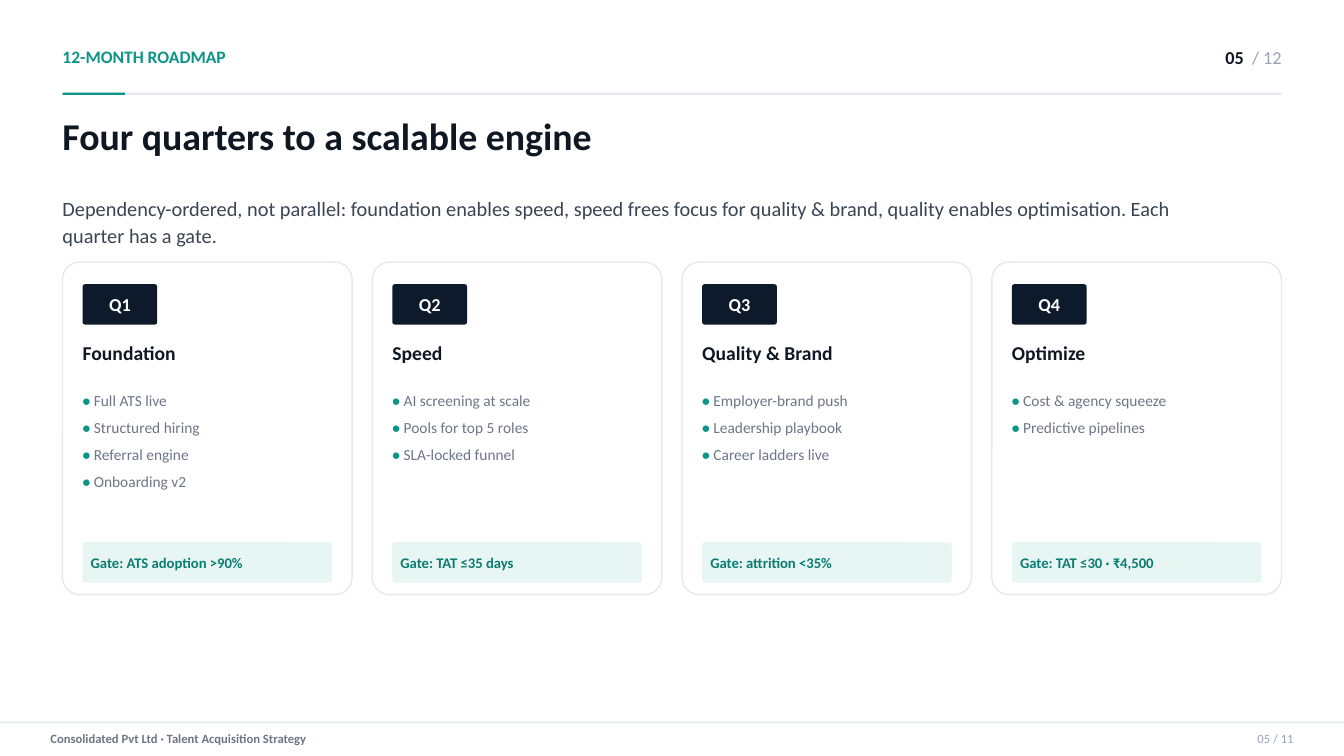
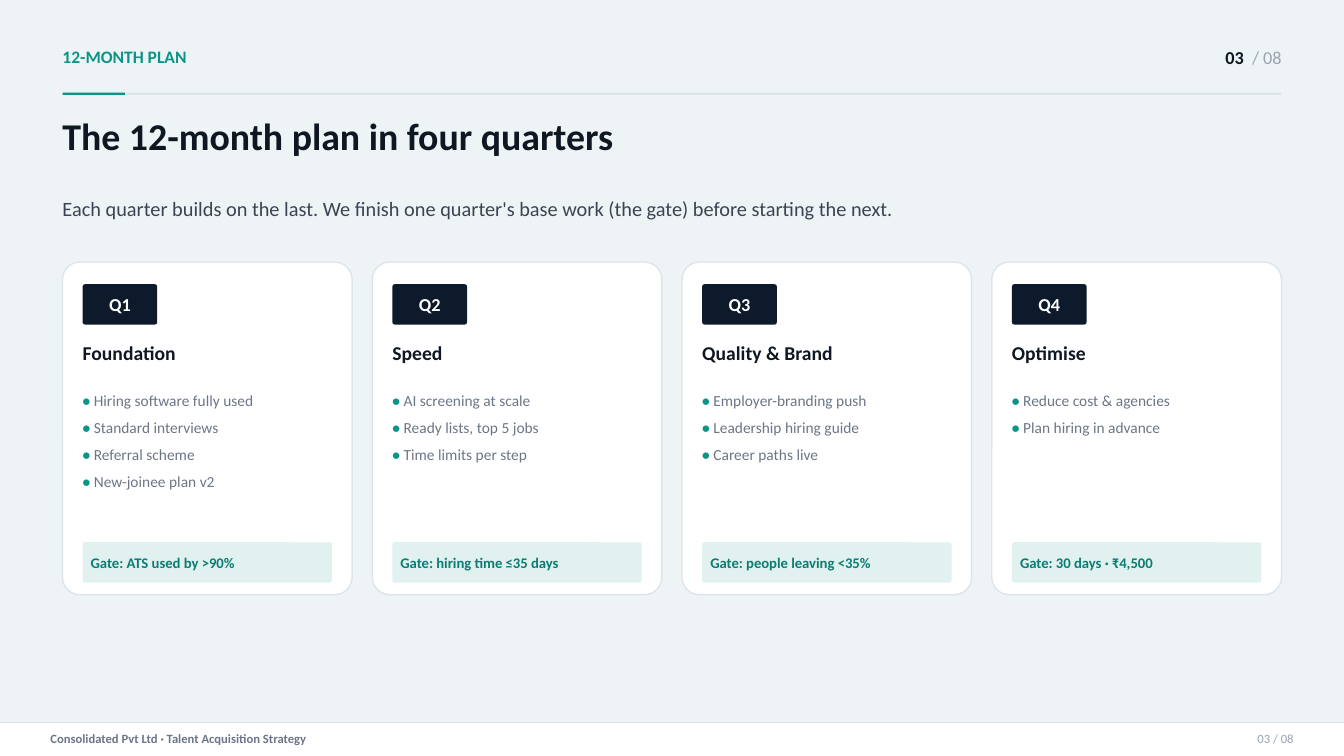
Before and after one commit to mi2arun/ta-strategy-consolidated, a slide deck: slide 4 of TA-Strategy.pptx (slide 6 before the commit). Drawn at 1344x756 pixels with LibreOffice and Linux fonts; fonts in the diff are those of the drawing. Boxes give left, top, right and bottom in pixels: in the first picture for what was removed or moved away, otherwise in the second. Text is boxed around its words. In the diff, an @@ line names an element or a change of style, - is before the commit and + after.

```diff
--- a/TA-Strategy.pptx
+++ b/TA-Strategy.pptx
@@ rectangle added at (0,0,1344,756), fill #EEF4F5 @@
@@ text at (62,51,187,63): text changed @@
-12-MONTH ROADMAP
+12-MONTH PLAN
@@ text at (1225,52,1281,64): text changed @@
-05 / 12
+03 / 08
@@ rectangle at (63,93,1281,95): fill #E5E9EF to #DDE4EA @@
@@ text at (62,123,613,156): text changed @@
-Four quarters to a scalable engine
+The 12-month plan in four quarters
@@ text at (62,201,892,220): text changed @@
-Dependency-ordered, not parallel: foundation enables speed, speed frees focus for quality & brand, quality enables optimisation. Each quarter has a gate.
+Each quarter builds on the last. We finish one quarter's base work (the gate) before starting the next.
@@ outline #E5E9EF 1 pt to #DDE4EA 1 pt in 4 elements at (63,262,352,595), (372,262,661,595), (683,262,972,595), (992,262,1281,595) @@
@@ text at (1012,346,1086,363): text changed @@
-Optimize
+Optimise
@@ text at (94,395,253,490): text changed @@
-• Full ATS live
-• Structured hiring
-• Referral engine
-• Onboarding v2
+• Hiring software fully used
+• Standard interviews
+• Referral scheme
+• New-joinee plan v2
@@ text at (713,395,866,463): text changed @@
-• Employer-brand push
-• Leadership playbook
-• Career ladders live
+• Employer-branding push
+• Leadership hiring guide
+• Career paths live
@@ text at (1023,395,1170,436): text changed @@
-• Cost & agency squeeze
-• Predictive pipelines
+• Reduce cost & agencies
+• Plan hiring in advance
@@ text at (404,422,539,463): text changed @@
-• Pools for top 5 roles
-• SLA-locked funnel
+• Ready lists, top 5 jobs
+• Time limits per step
@@ text at (91,557,235,571): text changed @@
-Gate: ATS adoption >90%
+Gate: ATS used by >90%
@@ text at (400,557,558,571): text changed @@
-Gate: TAT ≤35 days
+Gate: hiring time ≤35 days
@@ text at (710,557,871,571): text changed @@
-Gate: attrition <35%
+Gate: people leaving <35%
@@ fill #E7F5F3 to #E0F1EF in 4 elements at (83,542,332,583), (392,542,641,583), (703,542,952,583), (1012,542,1261,583) @@
@@ text at (1020,557,1153,571): text changed @@
-Gate: TAT ≤30 · ₹4,500
+Gate: 30 days · ₹4,500
@@ rectangle at (0,722,1344,723): fill #E5E9EF to #DDE4EA @@
@@ text at (1257,734,1294,743): text changed @@
-05 / 11
+03 / 08
```
Also in this commit, not shown: 8 other slides changed, 1 slide added, 3 slides removed, 3 other files.
